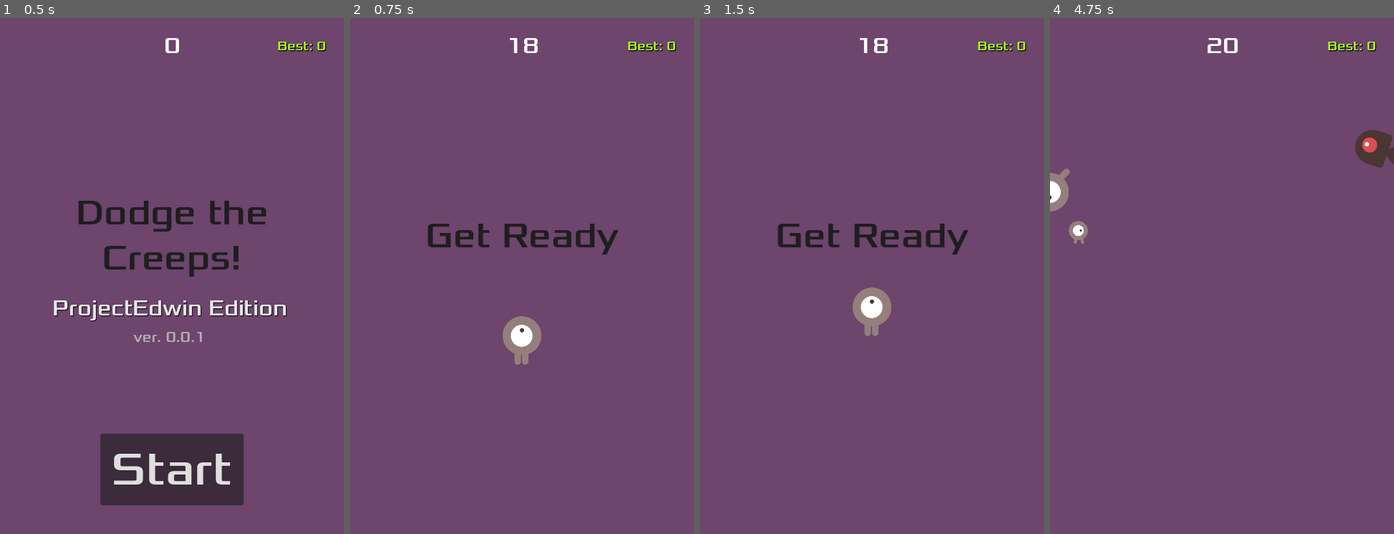
Above: before the commit, frames 1-4 (left to right).
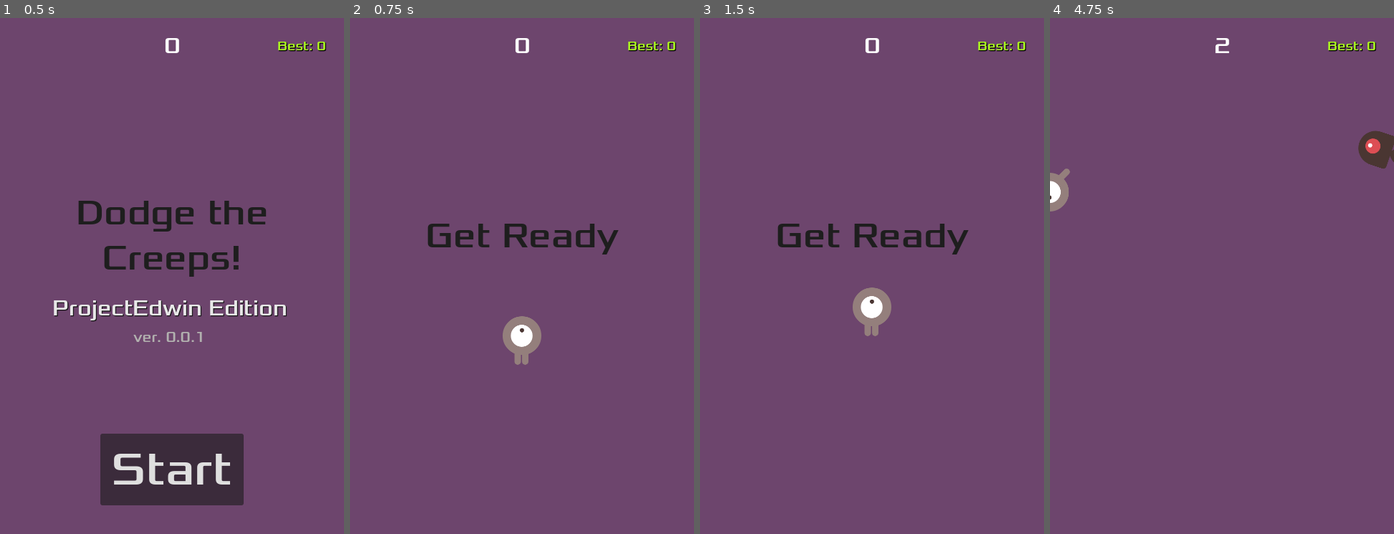
Above: after the commit, the same moments.

Repository: ProjectEdwin/dodge-the-creeps
Game: Godot game, scene res://main.tscn
The game is run twice, just before and just after one commit, with the same random seed, the same clock (stepped at 60 frames per second) and the same inputs.
Inputs:
- Up to frame 1 (0.5 s): no input
- Up to frame 2 (0.75 s): click "Start" at 0.5 s
- Up to frame 3 (1.5 s): tap Enter at 1.25 s; hold Up (move_up) from 1.28 s (still down)
- Up to frame 4 (4.75 s): release Up (move_up) at 2.78 s; hold Left (move_left) 2.78-4.28 s; tap Space at 4.25 s; hold Down (move_down) from 4.28 s (still down)

Frame 1 is identical in both runs. In frame 2, 0.1% of the frame differs, in the area x 46-55%, y 3-7%; in frame 3, 0.1%; in frame 4, 0.5%, in the area x 5-100%, y 3-44%.

Commit message:
Ghost and Bomb Powerups added
* new power ups
- ghost mode: allows users to pass through enemies
- bomb mode: defeats all enemies on screen

Diff:
--- a/main.gd
+++ b/main.gd
@@ -15,7 +15,7 @@
 
 
 func new_game():
-	score = 18 #TODO: Dont forget to set this to 0
+	score = 0 #TODO: Dont forget to set this to 0
 	$Player.start($StartPosition.position)
 	$MobTimer.wait_time = 2.0
 	$StartTimer.start()
@@ -102,6 +102,25 @@
 		add_child(power_up)
 
 
+func screenflash():
+	# TODO: Need an elegant way to flash the screen with frames (this ain't it)
+
+	var colors = [
+		Color(1.00, 0.12, 1.00, 0.18),
+		Color(1.00, 0.12, 0.14, 1.00),
+		Color(1.00, 0.12, 0.14, 0.00)]
+
+	$ColorRect.color = colors[1]
+	await get_tree().create_timer(0.1).timeout
+	$ColorRect.color = colors[2]
+	await get_tree().create_timer(0.1).timeout
+	$ColorRect.color = colors[1]
+	await get_tree().create_timer(0.1).timeout
+	$ColorRect.color = colors[2]
+	await get_tree().create_timer(0.1).timeout
+	$ColorRect.color = colors[0]
+
+
 func _on_score_timer_timeout():
 	score += 1
 	$HUD.update_score(score)
--- a/main.tscn
+++ b/main.tscn
@@ -65,6 +65,7 @@
 [node name="MobSound" parent="." unique_id=707441255 instance=ExtResource("8_kek77")]
 
 [connection signal="hit" from="Player" to="." method="game_over"]
+[connection signal="player_bombed" from="Player" to="." method="screenflash"]
 [connection signal="power_up_taken" from="Player" to="." method="_on_player_power_up_taken"]
 [connection signal="timeout" from="MobTimer" to="." method="_on_mob_timer_timeout"]
 [connection signal="timeout" from="PowerUpEnabledTimer" to="." method="_on_power_up_enabled_timer_timeout"]
--- a/player.gd
+++ b/player.gd
@@ -2,13 +2,16 @@
 
 signal hit
 signal power_up_taken
+signal player_bombed
+
+#TODO: Refactor this... eww
 var PowerSETiny = preload("res://sound/tiny.wav")
+var PowerSEGhost = preload("res://sound/ghost.wav")
+var PowerSEBomb = preload("res://sound/bomb.wav")
 var PowerSEReset = preload("res://sound/reset.wav")
 
-#TODO: Change to be dynamically load sounds as ENUMS?
-
-
 @export var speed = 200 # How fast the player will move (pixels/sec).
+@export var playerState = "Normal" # Normal or explicit Power Up
 var screen_size # Size of the game window.
 
 
@@ -59,6 +62,7 @@
 	elif _body.collision_layer == 4:
 		power_up_taken.emit()
 		var type = _body.type
+		playerState = type
 		power_up_mode(type)
 		print("!!" + type + " power up mode activated!!")
 
@@ -70,15 +74,32 @@
 		speed = 350
 
 		$PlayerSound.stream = PowerSETiny
-		$PlayerSound.play()
 
+	elif mode == "Ghost":
+		$CollisionShape2D.set_deferred("disabled",true)
+		modulate.a = 0.5
+		$PlayerSound.stream = PowerSEGhost
+
+	elif mode == "Bomb":
+		$PlayerSound.stream = PowerSEBomb
+		get_tree().call_group("mobs", "queue_free")
+		player_bombed.emit()
+
+	$PlayerSound.play()
 
 func reset_power_up():
 		$AnimatedSprite2D.scale = Vector2(0.5, 0.5)
 		$CollisionShape2D.scale = Vector2(0.5, 0.5)
 		speed = 200
+		$CollisionShape2D.disabled = false
 		$PlayerSound.stream = PowerSEReset
-		$PlayerSound.play()
+		modulate.a = 1.0
+
+		if playerState != "Bomb":
+			$PlayerSound.play()
+			playerState = "Normal"
+		else:
+			playerState = "Normal"
 
 func start(pos):
 	position = pos
--- a/power_up.gd
+++ b/power_up.gd
@@ -1,12 +1,5 @@
 extends StaticBody2D
 
-#TODO: functionality mising
-	# spawn within reasonable screen bounds - done
-	# despawn power up in 3 seconds - done
-	# disappear when entering Player - done
-	# create power up spawn algo after 20 points - done
-	# play a sound when when collected
-	# make the player tiny - done
 
 @export var type : String
 
@@ -18,22 +11,34 @@
 func start():
 	position = set_spawn_point()
 	type = set_type()
-	$TinySound.play()
+	set_power_up_sprite(type)
+	$PowerUpAppearsSound.play()
 	show()
 	print(
 		"PowerUp :: type:" + type +
 		" | position:" + str(position))
 
+func set_power_up_sprite(sprite):
+	if sprite == "Tiny":
+		var texture = preload("res://art/playerGrey_up1.png")
+		$Sprite2D.texture = texture
+	elif sprite == "Ghost":
+		var texture = preload("res://art/powerup_ghost.png")
+		$Sprite2D.texture = texture
+	elif sprite == "Bomb":
+		var texture = preload("res://art/powerup_bomb.png")
+		$Sprite2D.texture = texture
 
 func set_spawn_point(): # sets a random spawn point for the PowerUp
 	var spawn_point = Vector2(0.0, 0.0)
-	spawn_point.x = randf_range(20.0, (get_viewport_rect().size.x - 20))
-	spawn_point.y = randf_range(20.0, (get_viewport_rect().size.y - 20))
+	var padding = 20.0 # set this larger for more padding for power ups
+	spawn_point.x = randf_range(padding, (get_viewport_rect().size.x - padding))
+	spawn_point.y = randf_range(padding, (get_viewport_rect().size.y - padding))
 	return spawn_point
 
 
 func set_type():
-	var types = ["Tiny"]
+	var types = ["Tiny", "Bomb", "Ghost"] # TODO: add  "Slow" and "Invincible"
 	return types.pick_random()
 
 
--- a/power_up.tscn
+++ b/power_up.tscn
@@ -20,7 +20,7 @@
 [node name="CollisionShape2D" type="CollisionShape2D" parent="." unique_id=1169471588]
 shape = SubResource("CapsuleShape2D_asnu2")
 
-[node name="TinySound" parent="." unique_id=1868462262 instance=ExtResource("3_h1prs")]
+[node name="PowerUpAppearsSound" parent="." unique_id=1868462262 instance=ExtResource("3_h1prs")]
 
 [node name="PowerUpTimer" type="Timer" parent="." unique_id=285762249 groups=["power_ups"]]
 wait_time = 3.0
Binary file added: art/powerup_bomb.png
Not shown, added: art/powerup_bomb.png.import
Binary file added: art/powerup_ghost.png
Not shown, added: art/powerup_ghost.png.import
Not shown, added: sound/bomb.wav.import
Not shown, added: sound/ghost.wav.import
Not shown, added: sound/bomb.wav
Not shown, added: sound/ghost.wav
